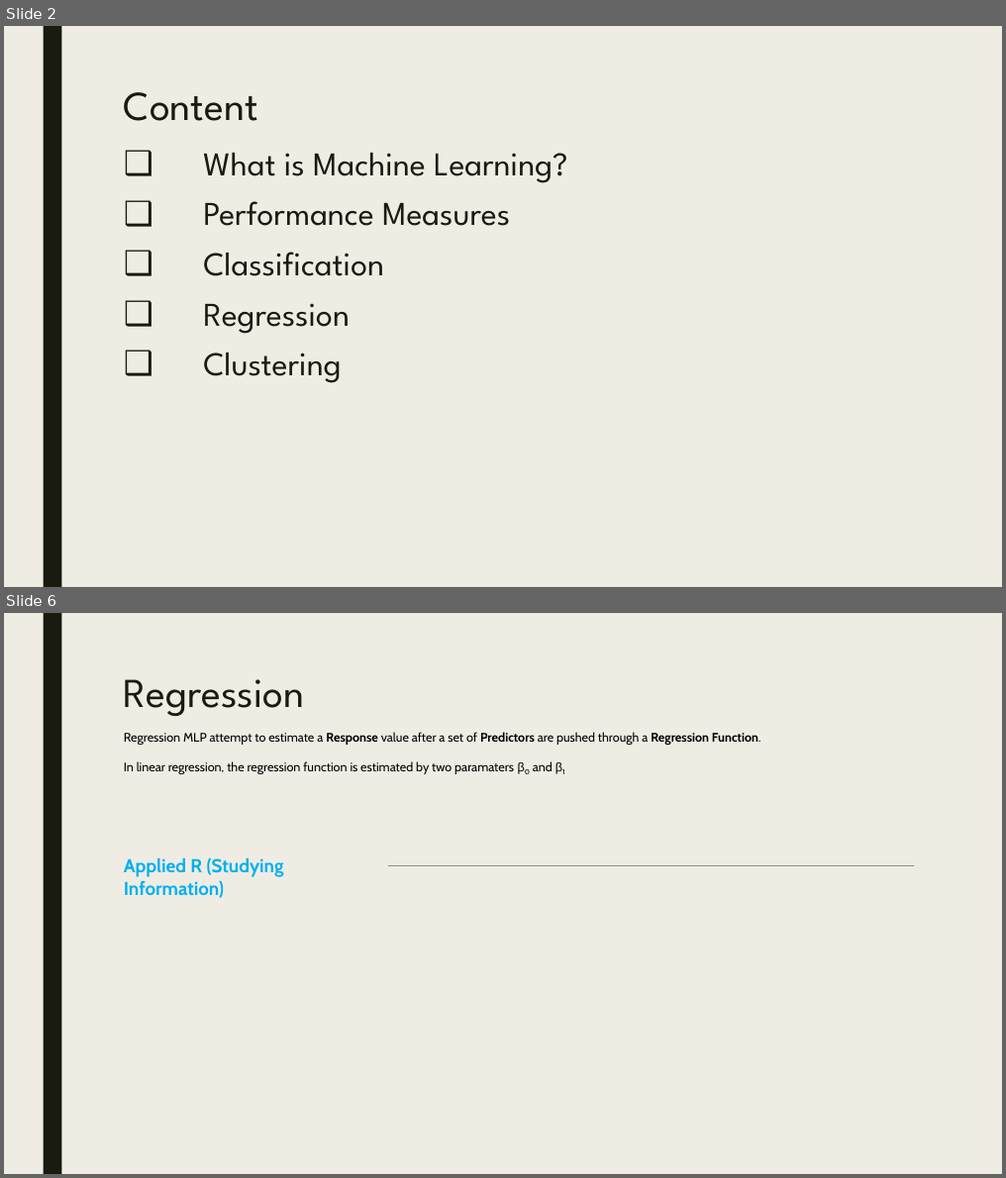
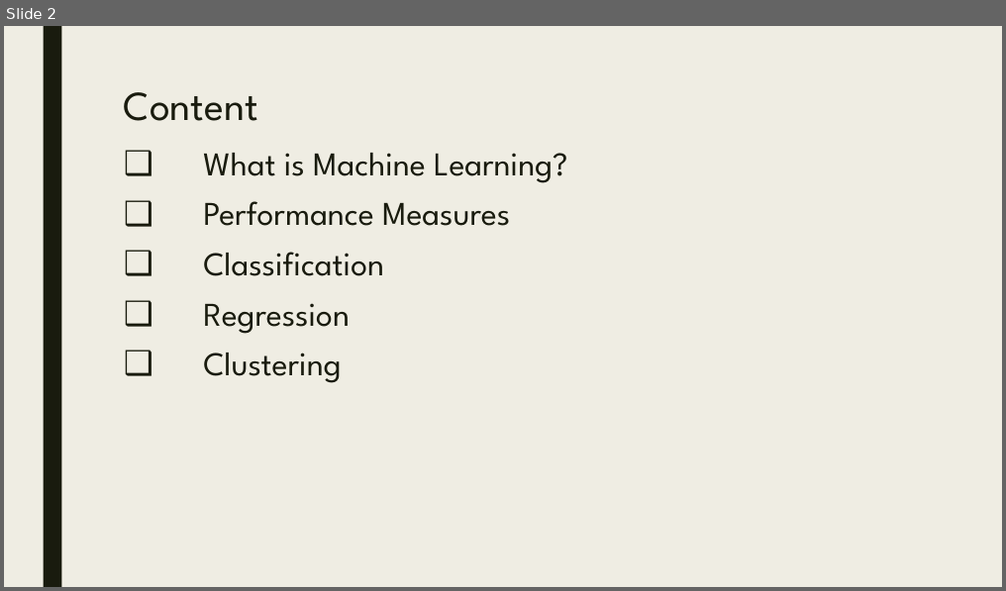
Before and after one commit to parcap/business-education, a slide deck: Introduction-to-Machine-Learning/Introduction to Machine Learning.pptx. Shown one above the other, each under a label of ours: slides 2 and 6 before the commit, slide 2 after it; the slides between them are not shown. The pictures are 1006x1178 and 1006x591 pixels, drawn with LibreOffice and Linux fonts; fonts in the diff are those of the drawing. Boxes give left, top, right and bottom in pixels: in the first picture for what was removed or moved away, otherwise in the second. Text is boxed around its words. In the diff, an @@ line names an element or a change of style, - is before the commit and + after.

```diff
--- a/Introduction-to-Machine-Learning/Introduction to Machine Learning.pptx
+++ b/Introduction-to-Machine-Learning/Introduction to Machine Learning.pptx
@@ slide 6 removed at (4,613,1002,1174), background #EFEDE3; not listed: 1 template element that a slide beside it also shows @@
@@ title removed at (124,679,305,716) @@
-Regression
@@ text removed at (124,732,761,774) @@
-Regression MLP attempt to estimate a Response value after a set of Predictors are pushed through a Regression Function.
-In linear regression, the regression function is estimated by two paramaters β0 and β1
@@ text removed at (124,858,284,898) @@
-Applied R (Studying Information)
@@ line removed from (388, 866) to (915, 866) @@
```
Also in this commit, not shown: 1 slide changed, 3 other slides removed, 5 other files.
